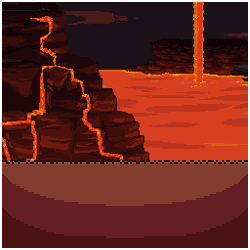
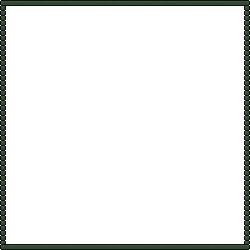
Revision of a layered 250 × 250 image; what changed, layer by layer:
added group "Dungeon" with 1 layers above "Underworld" over (0, 0, 250, 250)
added layer "Border" (6th of 7, in "Dungeon") in group "Dungeon" over (0, 0, 250, 250)
hid "FG" (6th of 6, in "Underworld") over (2, 160, 248, 248)
hid "Layer 4" over (2, 2, 248, 248)
